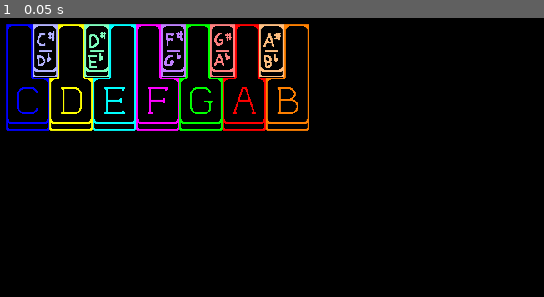
Above: before the commit, frame 1.
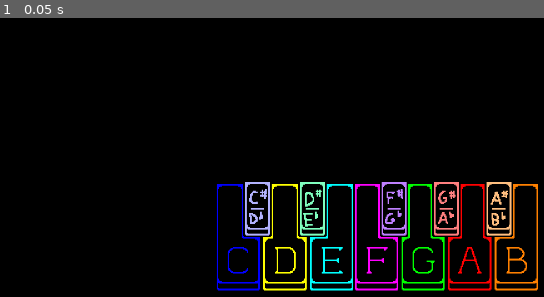
Above: after the commit, the same moment.

Repository: nicsaliani/musical-meteors
Game: Godot game, scene res://scenes/game.tscn
Two runs of this game, one before a commit and one after it. Both use one fixed random seed, a clock stepped at 60 frames per second and the inputs below.
Inputs:
- Up to frame 1 (0.05 s): no input

The runs differ from the first frame. In frame 1, 12% of the frame differs, in the area x 1-99%, y 2-98%.

Commit message:
Updated MIDI key functionality
Updated MIDI keys to assign valid_keys on _ready based on key_name enum instead of through an inspector dict

Diff:
--- a/scenes/game.tscn
+++ b/scenes/game.tscn
@@ -1,9 +1,10 @@
-[gd_scene load_steps=41 format=3 uid="uid://djrahedsf5gjh"]
+[gd_scene load_steps=42 format=3 uid="uid://djrahedsf5gjh"]
 
 [ext_resource type="Texture2D" uid="uid://ts76wag6gdto" path="res://assets/sprites/blueprint.png" id="2_ha25o"]
 [ext_resource type="Script" path="res://scripts/midi_key.gd" id="3_xooqs"]
 [ext_resource type="Texture2D" uid="uid://gfm0y8gvydxv" path="res://assets/sprites/blueprint_keyboard_sheet.png" id="4_8evpd"]
 [ext_resource type="Script" path="res://scripts/midi_control.gd" id="5_aemnb"]
+[ext_resource type="Texture2D" uid="uid://braeuhr6x6ird" path="res://assets/sprites/game_border.png" id="5_w7748"]
 
 [sub_resource type="AtlasTexture" id="AtlasTexture_jhbe8"]
 atlas = ExtResource("4_8evpd")
@@ -332,10 +333,10 @@
 [node name="Game" type="Node2D"]
 
 [node name="Camera2D" type="Camera2D" parent="."]
-position = Vector2(960, 540)
+position = Vector2(210, 0)
 zoom = Vector2(2, 2)
 
-[node name="blueprint" type="Sprite2D" parent="."]
+[node name="Blueprint" type="Sprite2D" parent="."]
 visible = false
 position = Vector2(960, 540)
 texture = ExtResource("2_ha25o")
@@ -343,29 +344,16 @@
 [node name="MIDI Control" type="Control" parent="." node_paths=PackedStringArray("midi_keys")]
 layout_mode = 3
 anchors_preset = 0
-offset_left = -21.0
-offset_top = -91.0
-offset_right = 19.0
-offset_bottom = -51.0
+offset_left = 280.0
+offset_top = 126.0
+offset_right = 320.0
+offset_bottom = 166.0
 script = ExtResource("5_aemnb")
 midi_keys = [NodePath("C Key"), NodePath("CD Key"), NodePath("D Key"), NodePath("DE Key"), NodePath("E Key"), NodePath("F Key"), NodePath("FG Key"), NodePath("G Key"), NodePath("GA Key"), NodePath("A Key"), NodePath("AB Key"), NodePath("B Key")]
 
 [node name="C Key" type="Node2D" parent="MIDI Control"]
-position = Vector2(824, 631)
-script = ExtResource("3_xooqs")
-valid_notes = {
-0: null,
-12: null,
-24: null,
-36: null,
-48: null,
-60: null,
-72: null,
-84: null,
-96: null,
-108: null,
-120: null
-}
+position = Vector2(26, 66)
+script = ExtResource("3_xooqs")
 
 [node name="AnimatedSprite2D" type="AnimatedSprite2D" parent="MIDI Control/C Key"]
 sprite_frames = SubResource("SpriteFrames_dt0n1")
@@ -373,22 +361,9 @@
 autoplay = "off"
 
 [node name="CD Key" type="Node2D" parent="MIDI Control"]
-position = Vector2(845, 599)
+position = Vector2(49, 32)
 script = ExtResource("3_xooqs")
 key_name = 1
-valid_notes = {
-1: null,
-13: null,
-25: null,
-37: null,
-49: null,
-61: null,
-73: null,
-85: null,
-97: null,
-109: null,
-121: null
-}
 
 [node name="AnimatedSprite2D" type="AnimatedSprite2D" parent="MIDI Control/CD Key"]
 sprite_frames = SubResource("SpriteFrames_2eofh")
@@ -396,22 +371,9 @@
 autoplay = "off"
 
 [node name="D Key" type="Node2D" parent="MIDI Control"]
-position = Vector2(876, 631)
+position = Vector2(82, 66)
 script = ExtResource("3_xooqs")
 key_name = 2
-valid_notes = {
-2: null,
-14: null,
-26: null,
-38: null,
-50: null,
-62: null,
-74: null,
-86: null,
-98: null,
-110: null,
-122: null
-}
 
 [node name="AnimatedSprite2D" type="AnimatedSprite2D" parent="MIDI Control/D Key"]
 sprite_frames = SubResource("SpriteFrames_c7vt4")
@@ -419,22 +381,9 @@
 autoplay = "off"
 
 [node name="DE Key" type="Node2D" parent="MIDI Control"]
-position = Vector2(907, 599)
+position = Vector2(115, 32)
 script = ExtResource("3_xooqs")
 key_name = 3
-valid_notes = {
-3: null,
-15: null,
-27: null,
-39: null,
-51: null,
-63: null,
-75: null,
-87: null,
-99: null,
-111: null,
-123: null
-}
 
 [node name="AnimatedSprite2D" type="AnimatedSprite2D" parent="MIDI Control/DE Key"]
 sprite_frames = SubResource("SpriteFrames_aridw")
@@ -442,22 +391,9 @@
 autoplay = "off"
 
 [node name="E Key" type="Node2D" parent="MIDI Control"]
-position = Vector2(928, 631)
+position = Vector2(138, 66)
 script = ExtResource("3_xooqs")
 key_name = 4
-valid_notes = {
-4: null,
-16: null,
-28: null,
-40: null,
-52: null,
-64: null,
-76: null,
-88: null,
-100: null,
-112: null,
-124: null
-}
 
 [node name="AnimatedSprite2D" type="AnimatedSprite2D" parent="MIDI Control/E Key"]
 sprite_frames = SubResource("SpriteFrames_0ypmk")
@@ -465,22 +401,9 @@
 autoplay = "off"
 
 [node name="F Key" type="Node2D" parent="MIDI Control"]
-position = Vector2(980, 631)
+position = Vector2(192, 66)
 script = ExtResource("3_xooqs")
 key_name = 5
-valid_notes = {
-5: null,
-17: null,
-29: null,
-41: null,
-53: null,
-65: null,
-77: null,
-89: null,
-101: null,
-113: null,
-125: null
-}
 
 [node name="AnimatedSprite2D" type="AnimatedSprite2D" parent="MIDI Control/F Key"]
 sprite_frames = SubResource("SpriteFrames_dmamq")
@@ -488,22 +411,9 @@
 autoplay = "off"
 
 [node name="FG Key" type="Node2D" parent="MIDI Control"]
-position = Vector2(999, 599)
+position = Vector2(213, 32)
 script = ExtResource("3_xooqs")
 key_name = 6
-valid_notes = {
-6: null,
-18: null,
-30: null,
-42: null,
-54: null,
-66: null,
-78: null,
-90: null,
-102: null,
-114: null,
-126: null
-}
 
 [node name="AnimatedSprite2D" type="AnimatedSprite2D" parent="MIDI Control/FG Key"]
 sprite_frames = SubResource("SpriteFrames_d5bae")
@@ -511,22 +421,9 @@
 autoplay = "off"
 
 [node name="G Key" type="Node2D" parent="MIDI Control"]
-position = Vector2(1032, 631)
+position = Vector2(248, 66)
 script = ExtResource("3_xooqs")
 key_name = 7
-valid_notes = {
-7: null,
-19: null,
-31: null,
-43: null,
-55: null,
-67: null,
-79: null,
-91: null,
-103: null,
-115: null,
-127: null
-}
 
 [node name="AnimatedSprite2D" type="AnimatedSprite2D" parent="MIDI Control/G Key"]
 sprite_frames = SubResource("SpriteFrames_ob2nf")
@@ -534,21 +431,9 @@
 autoplay = "off"
 
 [node name="GA Key" type="Node2D" parent="MIDI Control"]
-position = Vector2(1058, 599)
+position = Vector2(276, 32)
 script = ExtResource("3_xooqs")
 key_name = 8
-valid_notes = {
-8: null,
-20: null,
-32: null,
-44: null,
-56: null,
-68: null,
-80: null,
-92: null,
-104: null,
-116: null
-}
 
 [node name="AnimatedSprite2D" type="AnimatedSprite2D" parent="MIDI Control/GA Key"]
 sprite_frames = SubResource("SpriteFrames_6p0kb")
@@ -556,21 +441,9 @@
 autoplay = "off"
 
 [node name="A Key" type="Node2D" parent="MIDI Control"]
-position = Vector2(1084, 631)
+position = Vector2(304, 66)
 script = ExtResource("3_xooqs")
 key_name = 9
-valid_notes = {
-9: null,
-21: null,
-33: null,
-45: null,
-57: null,
-69: null,
-81: null,
-93: null,
-105: null,
-117: null
-}
 
 [node name="AnimatedSprite2D" type="AnimatedSprite2D" parent="MIDI Control/A Key"]
 sprite_frames = SubResource("SpriteFrames_slbis")
@@ -578,21 +451,9 @@
 autoplay = "off"
 
 [node name="AB Key" type="Node2D" parent="MIDI Control"]
-position = Vector2(1117, 599)
+position = Vector2(339, 32)
 script = ExtResource("3_xooqs")
 key_name = 10
-valid_notes = {
-10: null,
-22: null,
-34: null,
-46: null,
-58: null,
-70: null,
-82: null,
-94: null,
-106: null,
-118: null
-}
 
 [node name="AnimatedSprite2D" type="AnimatedSprite2D" parent="MIDI Control/AB Key"]
 sprite_frames = SubResource("SpriteFrames_4nyf2")
@@ -600,23 +461,14 @@
 autoplay = "off"
 
 [node name="B Key" type="Node2D" parent="MIDI Control"]
-position = Vector2(1136, 631)
+position = Vector2(360, 66)
 script = ExtResource("3_xooqs")
 key_name = 11
-valid_notes = {
-11: null,
-23: null,
-35: null,
-47: null,
-59: null,
-71: null,
-83: null,
-95: null,
-107: null,
-119: null
-}
 
 [node name="AnimatedSprite2D" type="AnimatedSprite2D" parent="MIDI Control/B Key"]
 sprite_frames = SubResource("SpriteFrames_7a3o2")
 animation = &"off"
 autoplay = "off"
+
+[node name="Sprite2D" type="Sprite2D" parent="."]
+texture = ExtResource("5_w7748")
--- a/scripts/midi_key.gd
+++ b/scripts/midi_key.gd
@@ -19,18 +19,45 @@
 # For example, set this to "C" to make it a C key.
 @export var key_name: KeyType
 
-# Create a key for each pitch related to the chosen KeyType.
-# For example, create increments of 12 starting from 0 to 120
-# to include every valid register of C.
-@export var valid_notes: Dictionary
-
 @onready var animated_sprite = $AnimatedSprite2D
 
+var valid_keys: Array[int]
 var is_pressed := false
 var keys_held := 0
 
+func _ready():
+	# This match statement sets valid_keys to contain every possible MIDI pitch
+	# corresponding to the selected key_name in the inspector.
+	# For example, setting key_name to "C" will assign valid_keys an array
+	# containing every possible "C" MIDI pitch.
+	match key_name:
+		0:	# Every C Key
+			valid_keys = [0, 12, 24, 36, 48, 60, 72, 84, 96, 108, 120]
+		1:	# Every CD Key
+			valid_keys = [1, 13, 25, 37, 49, 61, 73, 85, 97, 109, 121]
+		2:	# Every D Key
+			valid_keys = [2, 14, 26, 38, 50, 62, 74, 86, 98, 110, 122]
+		3:	# Every DE Key
+			valid_keys = [3, 15, 27, 39, 51, 63, 75, 87, 99, 111, 123]
+		4:	# Every E Key
+			valid_keys = [4, 16, 28, 40, 52, 64, 76, 88, 100, 112, 124]
+		5:	# Every F Key
+			valid_keys = [5, 17, 29, 41, 53, 65, 77, 89, 101, 113, 125]
+		6:	# Every FG Key
+			valid_keys = [6, 18, 30, 42, 54, 66, 78, 90, 102, 114, 126]
+		7:	# Every G Key
+			valid_keys = [7, 19, 31, 43, 55, 67, 79, 91, 103, 115, 127]
+		8:	# Every GA Key
+			valid_keys = [8, 20, 32, 44, 56, 68, 80, 92, 104, 116]
+		9:	# Every A Key
+			valid_keys = [9, 21, 33, 45, 57, 69, 81, 93, 105, 117]
+		10:	# Every AB Key
+			valid_keys = [10, 22, 34, 46, 58, 70, 82, 94, 106, 118]
+		11:	# Every B Key
+			valid_keys = [11, 23, 35, 47, 59, 71, 83, 95, 107, 119]
+
 func check_key(pitch: int, velocity: int):
-	if valid_notes.has(pitch):
+	if valid_keys.has(pitch):
 		if velocity > 0:
 			if keys_held == 0:
 				print("%s key pressed." % [KeyType.keys()[key_name]])
